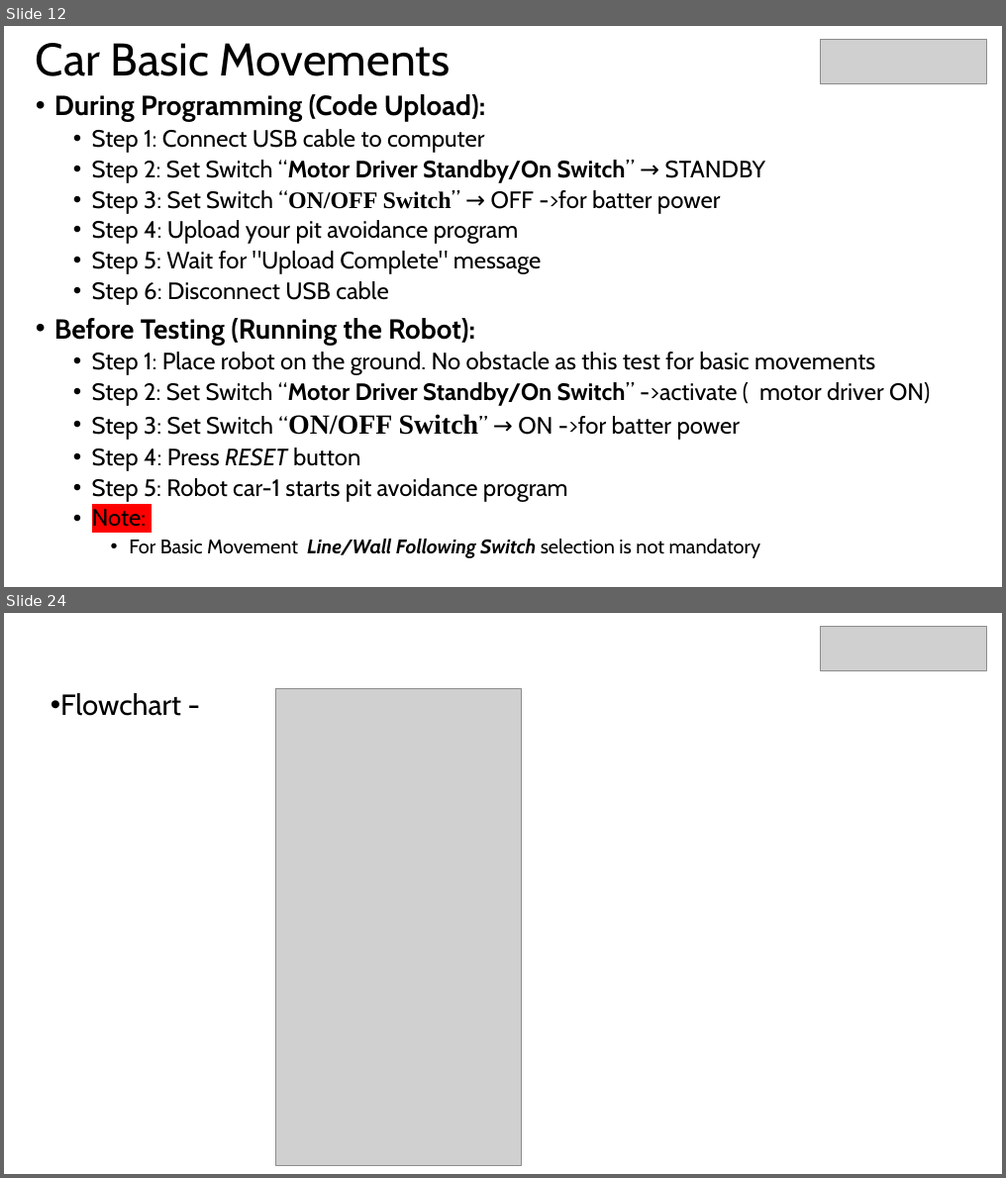
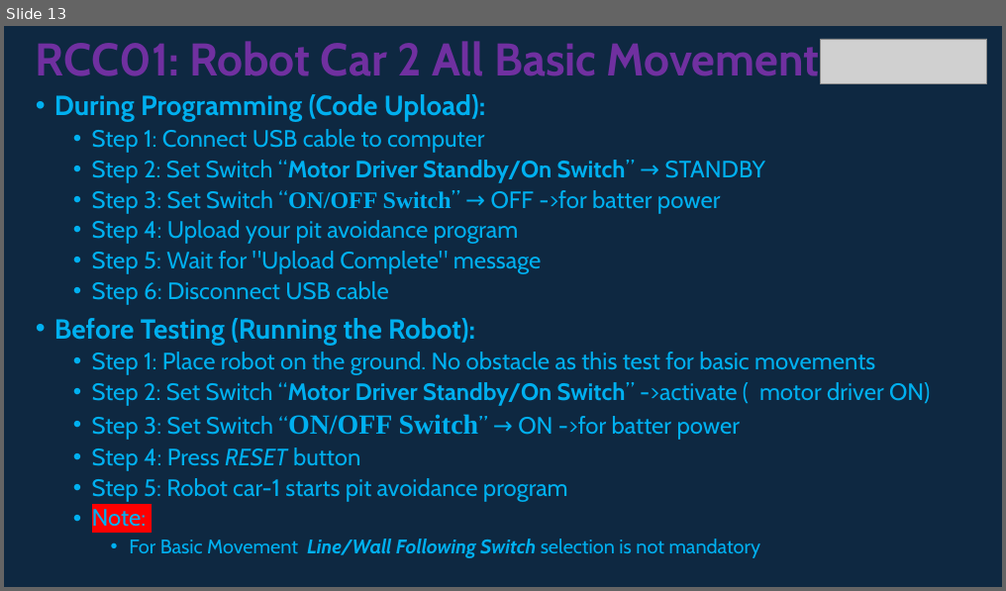
Before and after one commit to info-zas/zas-robotics-car-2-communications, a slide deck: 01_FoundationProjects/RCC01_Robot_Car_Basic_Movements/RCC01_Robot_Car_Basic_Movements.pptx. Shown one above the other, each under a label of ours: slides 12 and 24 before the commit, slide 13 after it; the slides between them are not shown. The pictures are 1006x1178 and 1006x591 pixels, drawn with LibreOffice and Linux fonts; fonts in the diff are those of the drawing; grey boxes stand for pictures. Boxes give left, top, right and bottom in pixels: in the first picture for what was removed or moved away, otherwise in the second. Text is boxed around its words. In the diff, an @@ line names an element or a change of style, - is before the commit and + after.

```diff
--- a/01_FoundationProjects/RCC01_Robot_Car_Basic_Movements/RCC01_Robot_Car_Basic_Movements.pptx
+++ b/01_FoundationProjects/RCC01_Robot_Car_Basic_Movements/RCC01_Robot_Car_Basic_Movements.pptx
@@ slide 24 removed at [4, 613, 1002, 1174], background #FFFFFF @@
@@ title removed at [235, 634, 464, 689] @@
-Car Basic Movements
@@ picture removed at [820, 626, 987, 670] @@
@@ text removed at [60, 693, 181, 716] @@
-• Flowchart -
@@ picture removed at [275, 688, 522, 1165] @@
@@ what was slide 12 is now slide 13 @@
@@ slide 13 changed as well @@
@@ background #FFFFFF to #0E2841 @@
@@ title at [36, 39, 839, 84]: text changed; text colour #000000 to #7030A0; bold on @@
-Car Basic Movements
+RCC01: Robot Car 2 All Basic Movements
@@ text "During Programming (Code Upload):" at [54, 94, 930, 559]: text colour #000000 to #00B0F0 @@
```
Also in this commit, not shown: 3 other slides changed, 17 other slides removed, 11 other files.
